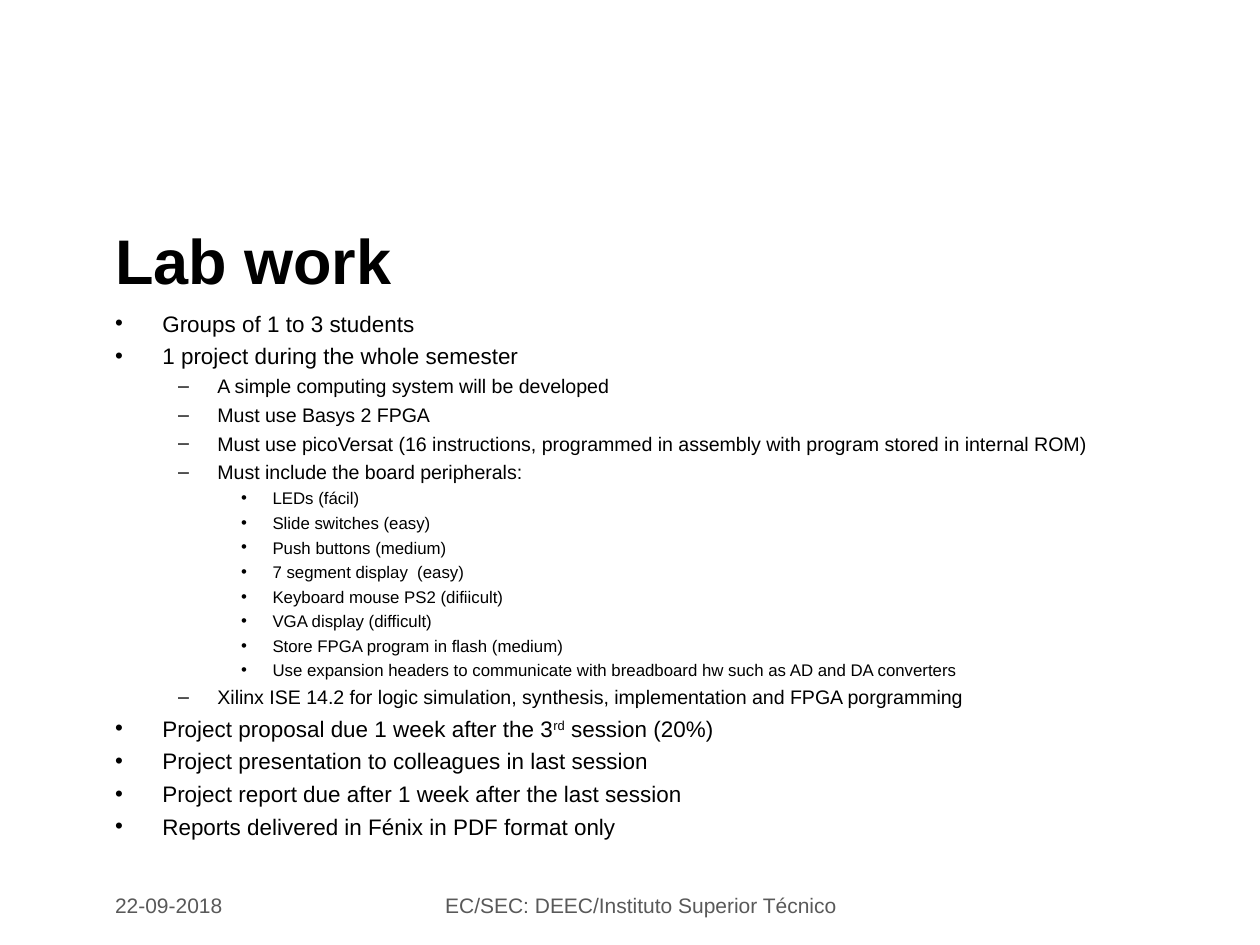
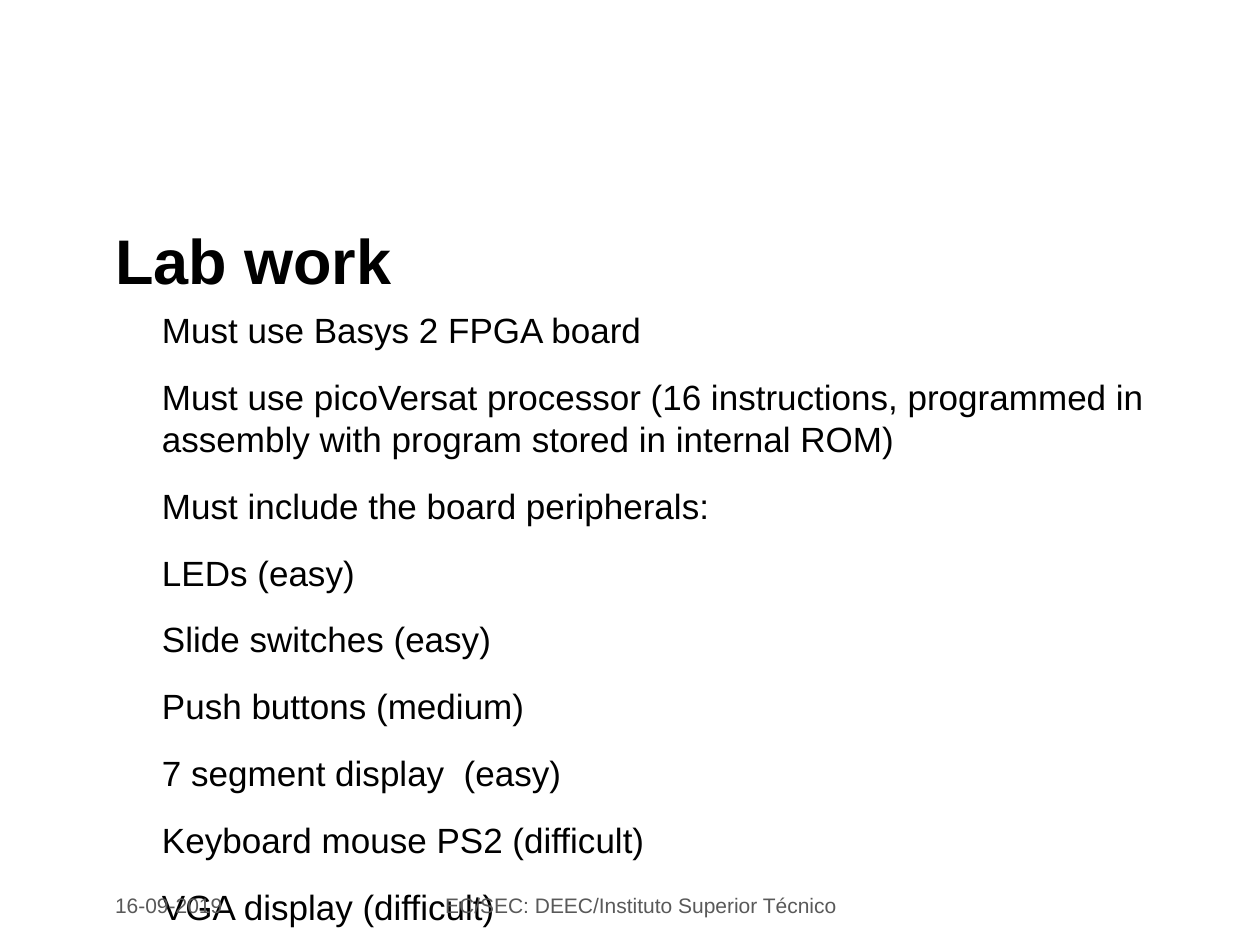
Before and after one commit to jjts/ist-sec, a slide deck: slide 9 of lectures/l1_intro/l1.odp (slide 7 before the commit). Drawn at 1260x945 pixels with LibreOffice and Linux fonts; fonts in the diff are those of the drawing; background and template pictures are left out. Boxes give left, top, right and bottom in pixels: in the first picture for what was removed or moved away, otherwise in the second. Text is boxed around its words. In the diff, an @@ line names an element or a change of style, - is before the commit and + after.

```diff
--- a/lectures/l1_intro/l1.odp
+++ b/lectures/l1_intro/l1.odp
@@ text at (162,317,1143,459): text changed; size 11.2 to 20 pt @@
-• Groups of 1 to 3 students
-• 1 project during the whole semester
-  – A simple computing system will be developed
-  – Must use Basys 2 FPGA
-  – Must use picoVersat (16 instructions, programmed in assembly with program stored in internal ROM)
+● Must use Basys 2 FPGA board
+● Must use picoVersat processor (16 instructions, programmed in assembly with program stored in internal ROM)
@@ text at (162,493,709,926): size 11.2 to 20 pt in "Must include the board peripherals:"; size 9.6 to 20 pt in "Slide switches (easy)", "Push buttons (medium)", "7 segment display (easy)", "VGA display (difficult)" and 1 more places; bullet – to ●; list level 2 to 1 in "Must include the board peripherals:"; line spacing 0.8 to 1; bullet colour #000000 to #FFFFFF; bullet • to ●; list level 3 to 1 in "Slide switches (easy)"; list level 3 to 1 in "Push buttons (medium)"; list level 3 to 1 in "7 segment display (easy)"; list level 3 to 1 in "VGA display (difficult)"; list level 3 to 1 in "Store FPGA program in flash ..." @@
@@ text at (162,560,354,592): text changed; size 9.6 to 20 pt @@
-    • LEDs (fácil)
+● LEDs (easy)
@@ text at (162,663,963,840): text changed; size 12.8 to 20 pt @@
-    • Use expansion headers to communicate with breadboard hw such as AD and DA converters
-  – Xilinx ISE 14.2 for logic simulation, synthesis, implementation and FPGA porgramming
-• Project proposal due 1 week after the 3rd session (20%)
-• Project presentation to colleagues in last session
-• Project report due after 1 week after the last session
-• Reports delivered in Fénix in PDF format only
+● Use expansion headers to communicate with breadboard hw
@@ text at (162,827,644,860): text changed; size 9.6 to 20 pt @@
-    • Keyboard mouse PS2 (difiicult)
+● Keyboard mouse PS2 (difficult)
@@ text at (115,896,222,917): text changed @@
-22-09-2018
+16-09-2019
```
Also in this commit, not shown: 9 other slides changed, 2 slides added, 1 slide removed, 2 other files.
